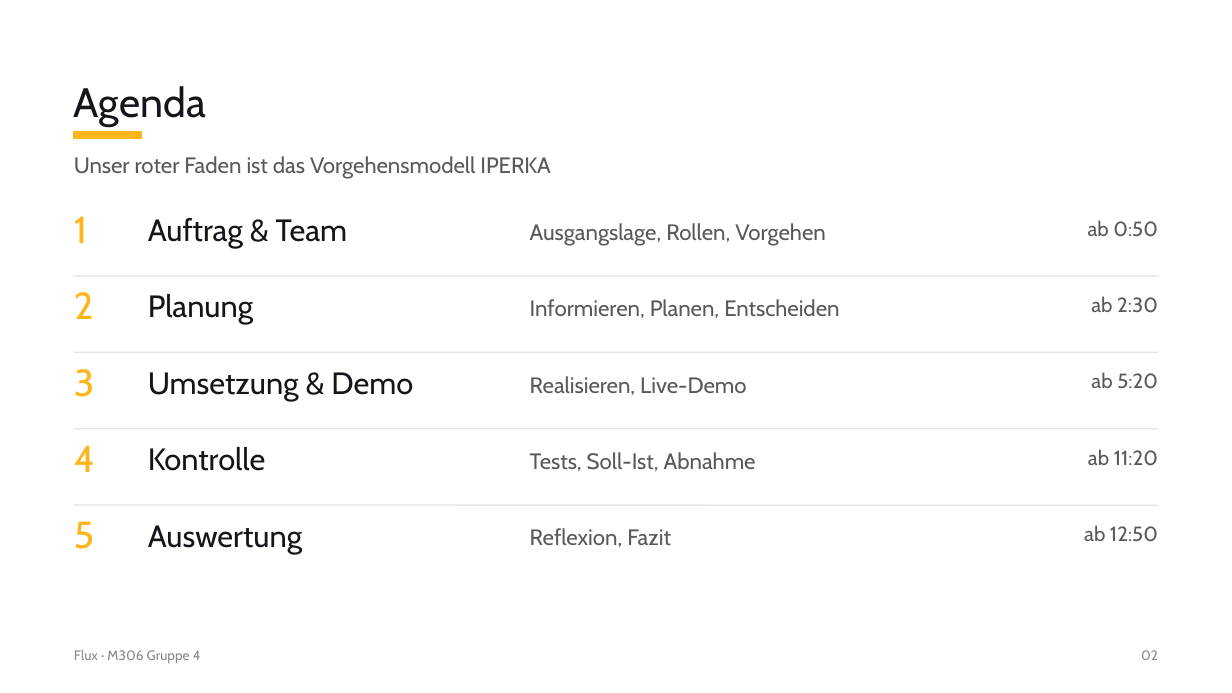
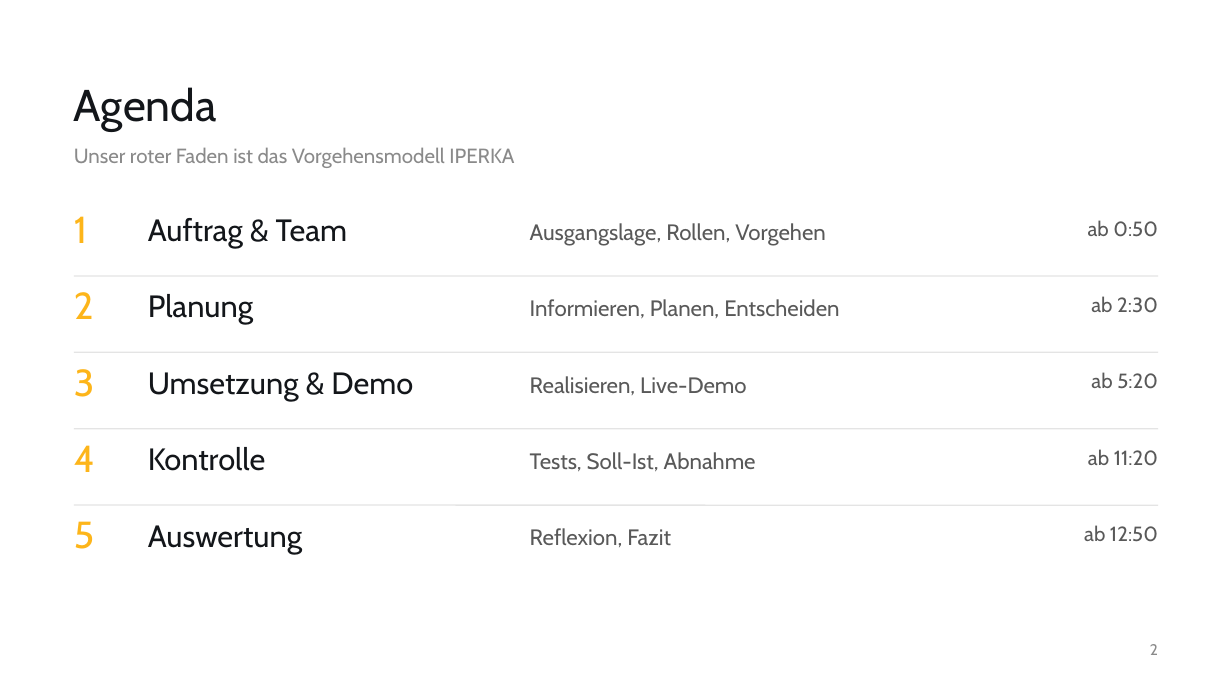
Before and after one commit to gd-pereira/M306-Gruppe-4, a slide deck: slide 2 of praesentation.pptx. Drawn at 1232x693 pixels with LibreOffice and Linux fonts; fonts in the diff are those of the drawing. Boxes give left, top, right and bottom in pixels: in the first picture for what was removed or moved away, otherwise in the second. Text is boxed around its words. In the diff, an @@ line names an element or a change of style, - is before the commit and + after.

```diff
--- a/praesentation.pptx
+++ b/praesentation.pptx
@@ text "Agenda" at (74,87,217,132): size 24 to 26 pt @@
@@ text "Unser roter Faden ist das ...": place and size @@
-text "Unser roter Faden ist das ..." at (74,156,551,179)
+text "Unser roter Faden ist das ..." at (74,147,514,168)
@@ text "Unser roter Faden ist das ..." at (74,147,514,168): size 13 to 12 pt, text colour #595959 to #8A8A8A @@
@@ rectangle removed at (74,132,142,139) @@
@@ text removed at (74,650,201,663) @@
-Flux · M306 Gruppe 4
@@ text removed at (1141,650,1158,660) @@
-02
@@ text added at (1150,644,1158,655), 9 pt, text #8A8A8A @@
+2
```
Also in this commit, not shown: 21 other slides changed, 4 other files.
